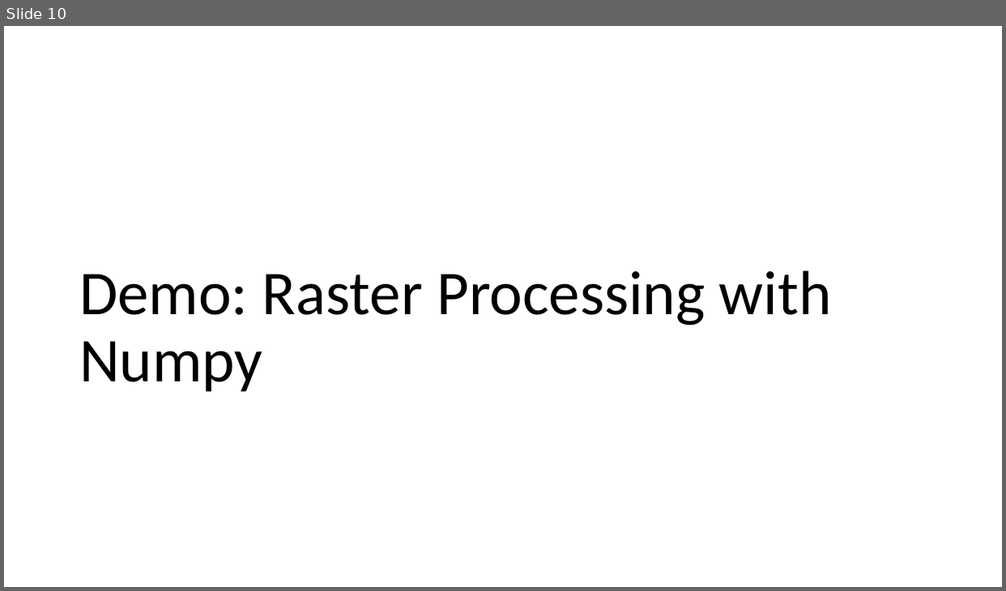
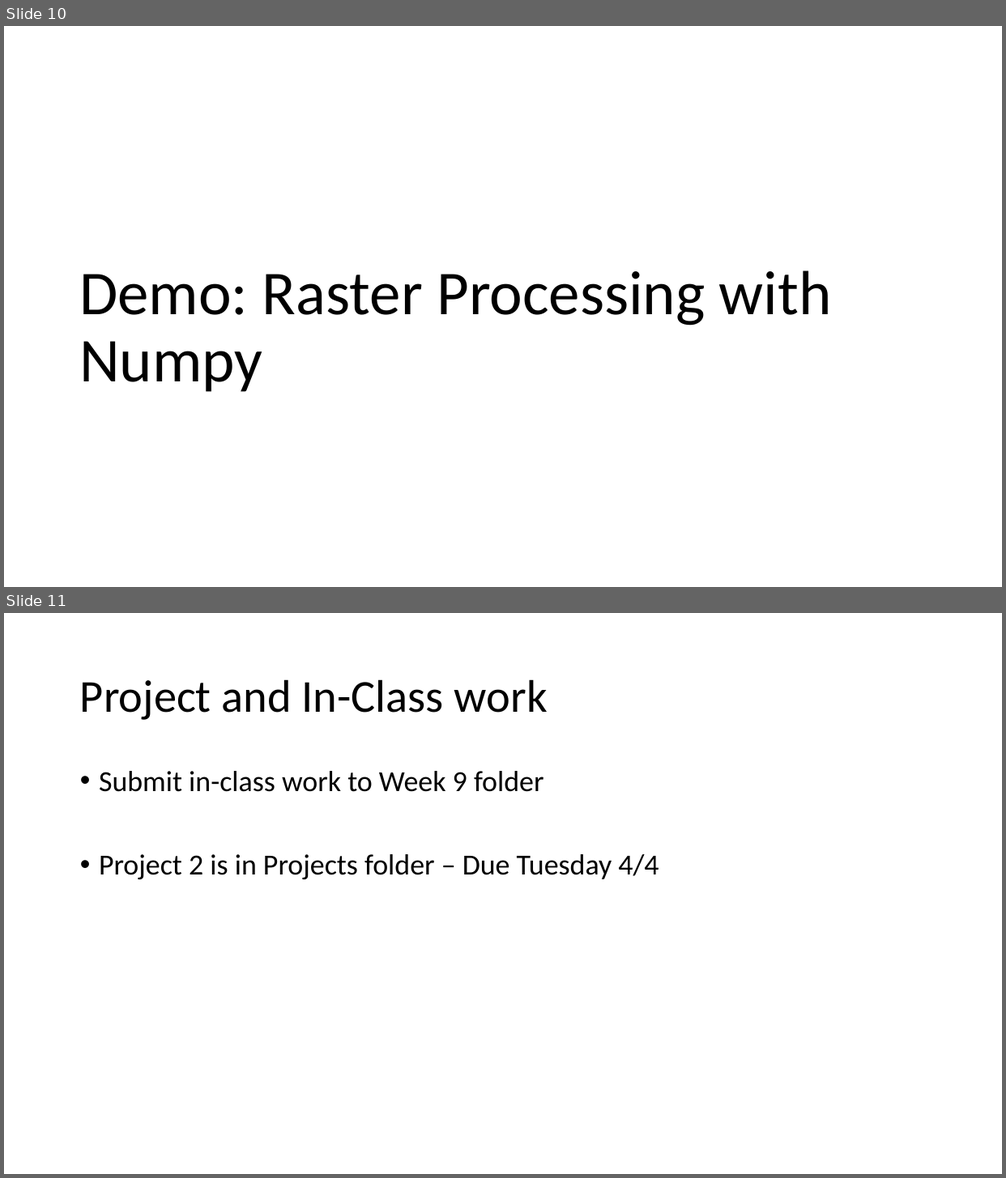
Before and after one commit to gbrunner/programming-for-gis-and-rs, a slide deck: Week_9/Week 9 Slides.pptx. Shown one above the other, each under a label of ours: slide 10 before the commit, slides 10 and 11 after it. The pictures are 1006x591 and 1006x1178 pixels, drawn with LibreOffice and Linux fonts; fonts in the diff are those of the drawing. Boxes give left, top, right and bottom in pixels: in the first picture for what was removed or moved away, otherwise in the second. Text is boxed around its words. In the diff, an @@ line names an element or a change of style, - is before the commit and + after.

Commit message:
updating week 9 and 10

```diff
--- a/Week_9/Week 9 Slides.pptx
+++ b/Week_9/Week 9 Slides.pptx
@@ slide 11 added at <box>4,613,1002,1174</box>, background #FFFFFF @@
@@ title added at <box>80,679,548,720</box>, 44 pt, text #000000 @@
+Project and In-Class work
@@ text added at <box>99,771,658,879</box>, 28 pt, text #000000 @@
+• Submit in-class work to Week 9 folder
+• Project 2 is in Projects folder – Due Tuesday 4/4
```
Also in this commit, not shown: 5 other files.
